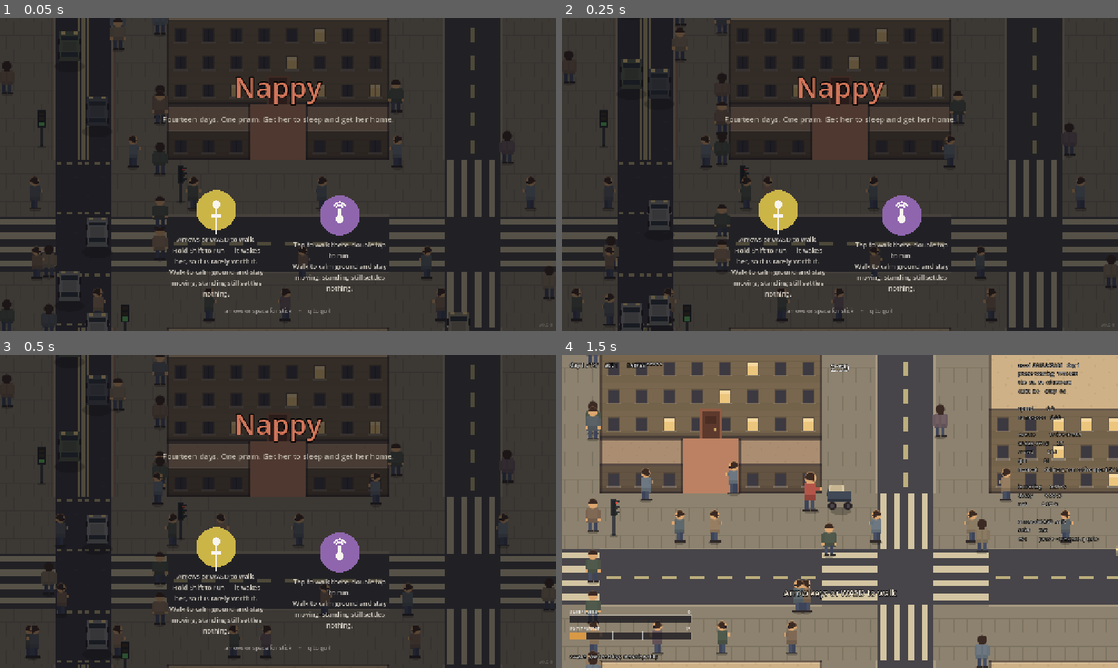
Above: before the commit, frames 1-4 (two rows, left to right).
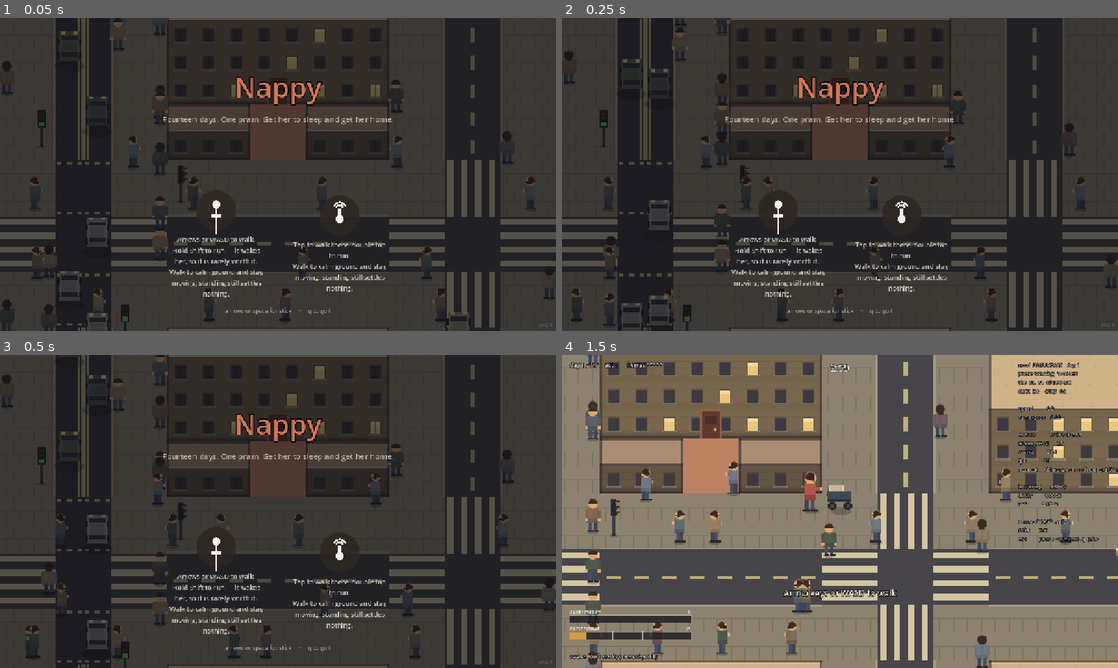
Above: after the commit, the same moments.

Repository: JosuaKrause/nappy
Game: Godot game, scene res://scenes/main.tscn
Same seed, same stepped clock (60 frames per second), same inputs: the game is played once before the commit and once after it.
Inputs (mouse positions are in pixels of both pictures, inside the frame that each line leads up to):
- Up to frame 1 (0.05 s): no input
- Up to frame 2 (0.25 s): no input
- Up to frame 3 (0.5 s): no input
- Up to frame 4 (1.5 s): tap Enter (ui_accept) at 0.5, 0.77 s; move the mouse to (962, 495) at 0.52 s; hold Right (move_right) 0.53-1.25 s; hold Shift (run) 0.53-1.25 s; click (962, 495) at 0.67 s; drag from (728, 527) to (812, 574) at 1.27 s

The runs differ from the first frame. In frame 1, 1.3% of the frame differs, in the area x 35-65%, y 54-70%; in frame 2, 1.3%; in frame 3, 1.3%; in frame 4, nothing differs.

Commit message:
The two mode buttons share one neutral fill; the symbol is the whole difference, not a colour too
"ignore the color of the reference" -- the player's visual reference used a
different hue per button (amber/gold for the stick, purple for tap), and the
previous commit chased that, working around a collision with SIGNAL_AMBER
along the way. The colour itself was never the ask.

This project keeps a deliberately short colour vocabulary in which a hue
means something: SIGNAL_RED/AMBER/GREEN are the lights, MARK_COSTLY and
MARK_LETHAL are what an event costs. Spending two more saturated hues to
tell a menu's two buttons apart teaches a distinction that means nothing
anywhere else in the game -- the same failure the cues rule names for a
second hand-drawn chevron, aimed at colour instead of a shape this time.

Palette.MODE_STICK and MODE_TAP are gone. Both ModeButtons now draw with one
shared Palette.BUTTON_FILL/BUTTON_HOVER/BUTTON_PRESSED (restored to the
values the very first rectangular version of this button used, since they
already read as a raised surface against the title screen's own scrim --
Color(0.04, 0.04, 0.06, 0.62) -- rather than more of its dimness). ModeButton
loses its `fill_colour` export entirely rather than keeping it as an unused
per-instance seam: only two symbols draw anything right now, both share the
one fill, and a property nothing reads is worse than no property, the same
reasoning Palette's own class comment already states for a colour that
paints nothing. RESTART and CONTINUE stay reserved and undrawn, exactly as
before -- whether they want their own colour is a real, undecided question
for M76's fourth item, with the player, not pre-empted here.

tests/test_pause.gd: the fill_colour/MODE_STICK/MODE_TAP assertions in
_test_the_title_buttons_carry_their_own_symbol are removed (the property no
longer exists) and replaced with a new
_test_the_button_fill_states_are_distinguishable, asserting the three
Palette button-fill constants are pairwise distinct -- with one hue doing
every button, hover and pressed are the only feedback left that a press
registered at all, so collapsing two of the three into the same shade would
be silent.

Verified with ./tools/check.sh (OK), ./tools/test.sh main pause controls hud
day_loop telemetry (1341 checks, 0 failures, PARTIAL RUN as expected), and
tools/shot.sh --title: both discs still read as raised, pressable surfaces,
and the joystick/hand-with-ripple glyphs remain the only thing telling them
apart now that the hue does not.

Co-Authored-By: Claude Opus 5 <noreply@anthropic.com>

Diff:
--- a/src/palette.gd
+++ b/src/palette.gd
@@ -92,24 +92,26 @@
 const HOME_ARROW := Color("8fb4d9")
 
 # ------------------------------------------------------------------ buttons ---
-# `ModeButton` draws a solid filled disc with a white glyph on top, one colour per mode. The
-# pressed and hover shades are derived from the fill at draw time (`Color.darkened()`/
-# `lightened()`) rather than kept as their own constants, the same way `TouchControls._draw_stick()`
-# varies its own alpha for held vs not without a second constant per state.
+# `ModeButton` draws a solid filled disc with a white glyph on top — one shared, neutral fill for
+# every mode, because a hue in this file means something (`SIGNAL_RED`/`AMBER`/`GREEN` are the
+# lights, `MARK_COSTLY`/`MARK_LETHAL` are what an event costs) and a menu that spent two more
+# saturated hues telling STICK and TAP apart would teach a distinction that means nothing anywhere
+# else in the game — the cues rule against a second hand-drawn vocabulary, aimed at colour instead
+# of a shape. The symbol carries the whole difference; see `ModeButton._draw_stick()` and
+# `_draw_tap()`.
 
-## The glyph colour drawn on top of every mode's own fill.
+## Warm and opaque enough to read as a raised surface rather than another layer of the title
+## screen's own scrim (`TopScrim`/`BottomScrim`, `Color(0.04, 0.04, 0.06, 0.62)`, near-black) —
+## anything that dark would still look like more of the dimness behind it.
+const BUTTON_FILL := Color(0.18, 0.15, 0.13, 0.88)
+## Lighter than `BUTTON_FILL`, for a pointer resting on the button before it is pressed.
+const BUTTON_HOVER := Color(0.24, 0.2, 0.17, 0.92)
+## Darker than `BUTTON_FILL`, for the moment it is actually held down. With one hue doing every
+## button, hover and pressed are the only feedback left that a press registered at all, so the two
+## have to stay clearly apart from each other as well as from the resting fill.
+const BUTTON_PRESSED := Color(0.11, 0.09, 0.08, 0.95)
+## The glyph colour drawn on top of every button's fill.
 const BUTTON_SYMBOL := Color(0.97, 0.96, 0.94, 1.0)
-
-## The stick scheme's own fill. Shifted to a more yellow, less saturated hue than either
-## `SIGNAL_AMBER` (`f0a92e`, hue ~38°) or `MARK_COSTLY` (`e8b64a`, hue ~41°) on purpose: the player's
-## own visual reference called for "amber/yellow" here, and both of those hues already mean
-## something on this screen's own city behind it — one is "you may not go", the other is "worth a
-## detour" — so a third meaning at the same hue would borrow a colour a player has already learned
-## something from. This sits at hue ~50°, closer to a muted gold.
-const MODE_STICK := Color(0.8, 0.71, 0.28)
-## The tap scheme's own fill — purple, and nothing else this file names lands anywhere near it, so
-## it borrows no existing meaning.
-const MODE_TAP := Color(0.56, 0.4, 0.68)
 
 # --------------------------------------------------------------- buildings ---
 # One asset set covers every building: the near-white wall and roof tiles are multiplied by
--- a/src/ui/mode_button.gd
+++ b/src/ui/mode_button.gd
@@ -1,7 +1,16 @@
 class_name ModeButton
 extends Button
-## A circular, icon-only button: a solid filled disc in a colour of its own, with a white glyph
-## for the mode it selects and no text inside it at all.
+## A circular, icon-only button: a solid filled disc with a white glyph for the mode it selects and
+## no text inside it at all.
+##
+## **Every button shares one neutral fill (`Palette.BUTTON_FILL`/`BUTTON_HOVER`/`BUTTON_PRESSED`)
+## rather than a colour per mode.** *(2026-09-06, the player: "ignore the color of the reference".)*
+## A player's own visual reference used a different hue per button, and a first version of this
+## file chased that — but a hue in this project already means something (`Palette.SIGNAL_RED`/
+## `AMBER`/`GREEN` are the lights, `MARK_COSTLY`/`MARK_LETHAL` are what an event costs), and a menu
+## spending two more saturated hues on which button is which teaches a distinction that means
+## nothing anywhere else in the game. That is the **cues** rule against a second hand-drawn
+## vocabulary, aimed at colour instead of a shape: the symbol already carries the whole difference.
 ##
 ## `Stick` and `Tap` under `Root/Bottom/Lines/Choice` in `scenes/ui/title_screen.tscn` first tried
 ## a 380x100 rectangle with the mode's own paragraph inside it and a small badge tucked into a
@@ -14,8 +23,9 @@
 ## is no text inside this control for a symbol to compete with.
 ##
 ## `flat = true` turns off Godot's own button theme, and `_draw()` supplies the whole of what this
-## button looks like: a filled circle, darkened or lightened per `get_draw_mode()` for the
-## pressed/hover feedback a flat control would otherwise drop, and the symbol on top of it.
+## button looks like: a filled circle in `Palette.BUTTON_FILL`, `BUTTON_HOVER` or `BUTTON_PRESSED`
+## per `get_draw_mode()` — the pressed/hover feedback a flat control would otherwise drop entirely —
+## and the symbol on top of it.
 ##
 ## A small reusable control rather than a one-off inside `title_screen.gd`, because the pause
 ## screen and the day summary want the same button next, for `Symbol.RESTART` and
@@ -27,10 +37,6 @@
 ## and the day summary and have no symbol drawn yet — see the class comment.
 enum Symbol { STICK, TAP, RESTART, CONTINUE }
 @export var symbol: Symbol = Symbol.STICK
-## The disc's own colour, per instance rather than baked into this file: the four eventual modes
-## each read as a different button (`Palette.MODE_STICK`, `Palette.MODE_TAP`, and — not yet
-## assigned — a restart and a continue colour), which a single shared fill could not tell apart.
-@export var fill_colour: Color = Palette.MODE_STICK
 
 ## `TouchControls`' own three catch radii are `STICK_CATCH_RADIUS` (100px), `RUN_CATCH_RADIUS`
 ## (76px) and `PAUSE_CATCH_RADIUS` (46px) — the smallest a thumb is ever asked to land inside
@@ -44,7 +50,6 @@
 const _ICON_RADIUS := _RADIUS * 0.5
 ## About a tenth of the disc's radius, the reference's own stroke weight for the glyphs.
 const _STROKE := _RADIUS * 0.1
-const _ICON_COLOR := Color(0.97, 0.96, 0.94, 1.0)
 
 func _ready() -> void:
 	flat = true
@@ -55,12 +60,12 @@
 	button_up.connect(queue_redraw)
 
 func _draw() -> void:
-	var shade := fill_colour
+	var shade := Palette.BUTTON_FILL
 	match get_draw_mode():
 		DRAW_PRESSED:
-			shade = fill_colour.darkened(0.2)
+			shade = Palette.BUTTON_PRESSED
 		DRAW_HOVER, DRAW_HOVER_PRESSED:
-			shade = fill_colour.lightened(0.12)
+			shade = Palette.BUTTON_HOVER
 	var centre := size * 0.5
 	draw_circle(centre, _RADIUS, shade)
 	match symbol:
@@ -83,11 +88,11 @@
 	var plinth_size := Vector2(r * 1.1, r * 0.34)
 	var plinth_rect := Rect2(
 			centre + Vector2(-plinth_size.x * 0.5, r * 0.6 - plinth_size.y * 0.5), plinth_size)
-	draw_rect(plinth_rect, _ICON_COLOR)
+	draw_rect(plinth_rect, Palette.BUTTON_SYMBOL)
 	var stalk_top := centre + Vector2(0.0, -r * 0.55)
 	var stalk_bottom := centre + Vector2(0.0, plinth_rect.position.y)
-	draw_line(stalk_bottom, stalk_top, _ICON_COLOR, _STROKE)
-	draw_circle(stalk_top, r * 0.42, _ICON_COLOR)
+	draw_line(stalk_bottom, stalk_top, Palette.BUTTON_SYMBOL, _STROKE)
+	draw_circle(stalk_top, r * 0.42, Palette.BUTTON_SYMBOL)
 
 ## A pointing hand and the tap ripple above its fingertip — the reference's own "a hand in white
 ## silhouette with the index finger pointing up, and two concentric arcs above the fingertip".
@@ -97,12 +102,12 @@
 	var r := _ICON_RADIUS
 	var fist_radius := r * 0.42
 	var fist_centre := centre + Vector2(0.0, r * 0.35)
-	draw_circle(fist_centre, fist_radius, _ICON_COLOR)
+	draw_circle(fist_centre, fist_radius, Palette.BUTTON_SYMBOL)
 	var finger_size := Vector2(r * 0.28, r * 0.75)
 	var finger_rect := Rect2(
 			fist_centre + Vector2(-finger_size.x * 0.5, -fist_radius - finger_size.y * 0.72),
 			finger_size)
-	draw_rect(finger_rect, _ICON_COLOR)
+	draw_rect(finger_rect, Palette.BUTTON_SYMBOL)
 	var tip := Vector2(centre.x, finger_rect.position.y)
-	draw_arc(tip, r * 0.4, PI * 1.15, PI * 1.85, 16, _ICON_COLOR, _STROKE)
-	draw_arc(tip, r * 0.66, PI * 1.15, PI * 1.85, 16, _ICON_COLOR, _STROKE)
+	draw_arc(tip, r * 0.4, PI * 1.15, PI * 1.85, 16, Palette.BUTTON_SYMBOL, _STROKE)
+	draw_arc(tip, r * 0.66, PI * 1.15, PI * 1.85, 16, Palette.BUTTON_SYMBOL, _STROKE)
--- a/src/ui/title_screen.gd
+++ b/src/ui/title_screen.gd
@@ -85,11 +85,6 @@
 	if _asking_controls:
 		_body.visible = false
 		_choice.visible = true
-		# One colour per mode, decided by `Palette` rather than baked into the scene — see
-		# `ModeButton.fill_colour`'s own doc for why it is an exported per-instance colour instead
-		# of a shared constant.
-		(_stick_button as ModeButton).fill_colour = Palette.MODE_STICK
-		(_tap_button as ModeButton).fill_colour = Palette.MODE_TAP
 		_refresh_choice()
 		_stick_button.pressed.connect(_choose.bind(ControlsMode.Mode.STICK))
 		_tap_button.pressed.connect(_choose.bind(ControlsMode.Mode.TAP))
--- a/tests/test_pause.gd
+++ b/tests/test_pause.gd
@@ -39,6 +39,7 @@
 	_test_the_forced_controls_path_ignores_the_new_inputs(t)
 	_test_the_title_hint_names_the_new_inputs(t)
 	_test_the_title_buttons_carry_their_own_symbol(t)
+	_test_the_button_fill_states_are_distinguishable(t)
 	_test_the_title_buttons_are_sized_for_a_thumb(t)
 	_test_the_title_captions_are_not_clickable(t)
 	_test_the_title_captions_match_the_body_wording(t)
@@ -438,8 +439,10 @@
 ## *(2026-09-06, playtest 26 finding 1: "the choice on the title screen is not at all obvious.
 ## those should be proper buttons".)* `ModeButton` is the reusable control both buttons draw
 ## themselves through — see its own class comment for why it is not a one-off in this scene — and
-## each names a different mode with its own symbol and its own fill colour rather than sharing
-## either.
+## each names a different mode with its own symbol. *(2026-09-06, the player: "ignore the color of
+## the reference".)* Both share one neutral `Palette.BUTTON_FILL`/`BUTTON_HOVER`/`BUTTON_PRESSED`
+## rather than a colour per mode — a hue in this project already means something elsewhere (the
+## traffic lights, an event's own cost), so the symbol carries the whole difference between them.
 func _test_the_title_buttons_carry_their_own_symbol(t) -> void:
 	var title: TitleScreen = TITLE.instantiate()
 	t.add_child(title)
@@ -450,14 +453,21 @@
 			"the stick button carries the stick symbol")
 	t.check((title._tap_button as ModeButton).symbol == ModeButton.Symbol.TAP,
 			"and the tap button carries the tap symbol, not the same one")
-	t.check((title._stick_button as ModeButton).fill_colour == Palette.MODE_STICK,
-			"the stick button fills with Palette.MODE_STICK")
-	t.check((title._tap_button as ModeButton).fill_colour == Palette.MODE_TAP,
-			"and the tap button fills with Palette.MODE_TAP, a different colour")
 	t.check(title._stick_button.flat,
 			"flat turns off Godot's own theme, leaving ModeButton's _draw() the whole of its look")
 
 	title.queue_free()
+
+## With one hue doing every button, hover and pressed are the only feedback left that a press
+## registered at all — see `Palette.BUTTON_PRESSED`'s own doc — so the three states have to read as
+## three states rather than two of them collapsing into the same shade.
+func _test_the_button_fill_states_are_distinguishable(t) -> void:
+	t.check(Palette.BUTTON_FILL != Palette.BUTTON_HOVER,
+			"resting and hover are different shades")
+	t.check(Palette.BUTTON_FILL != Palette.BUTTON_PRESSED,
+			"resting and pressed are different shades")
+	t.check(Palette.BUTTON_HOVER != Palette.BUTTON_PRESSED,
+			"and hover and pressed are different from each other too")
 
 ## *(2026-09-06, the player's own visual reference: circular buttons sized for a thumb.)*
 ## `TouchControls.PAUSE_CATCH_RADIUS` (46px) is the smallest of its three catch radii
